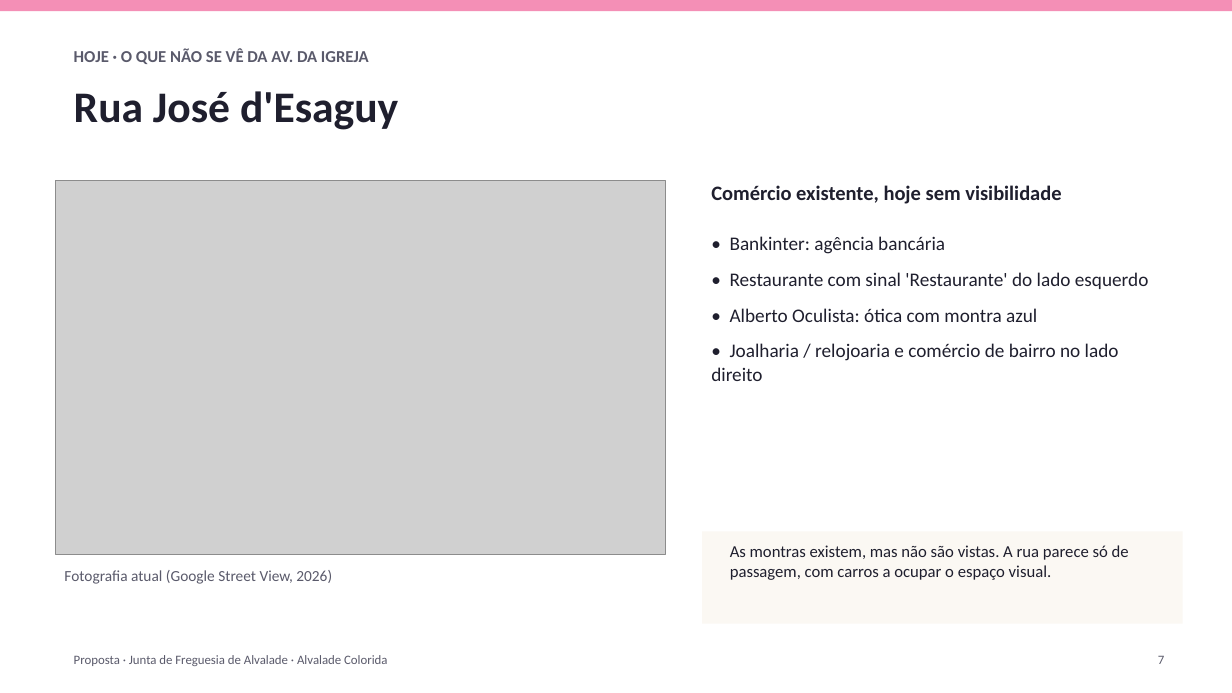
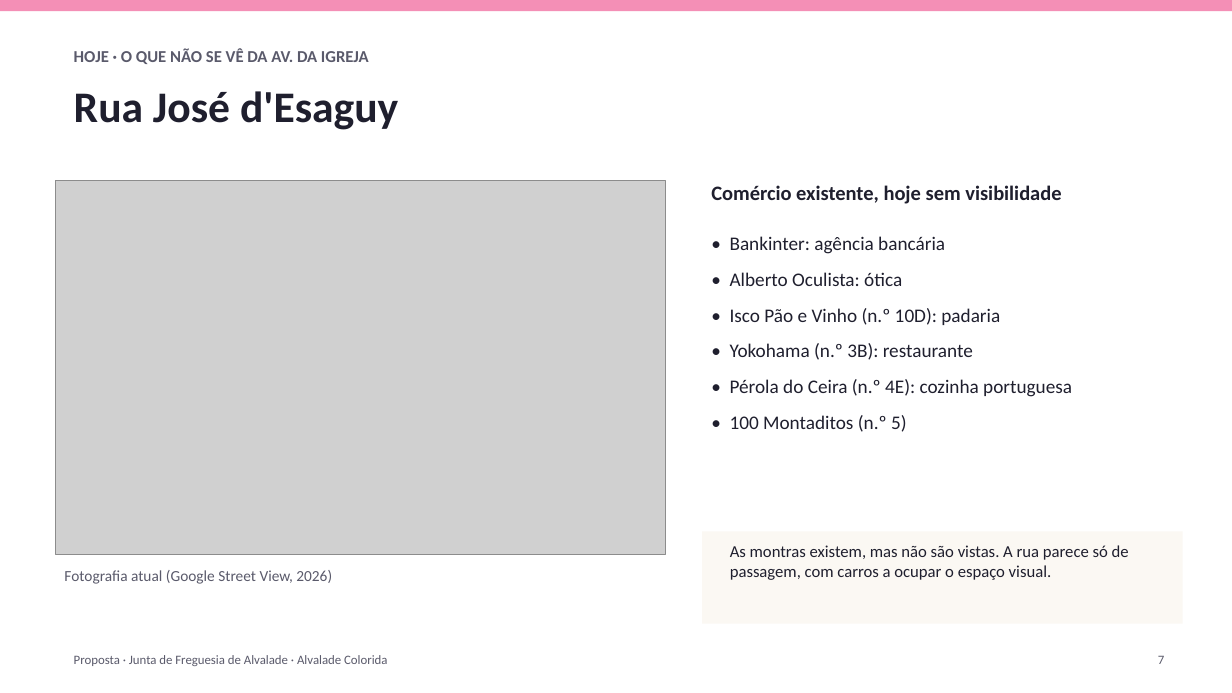
Before and after one commit to zavricardo-debug/travelsites, a slide deck: slide 7 of propostas/alvalade/Proposta_Alvalade_Colorida.pptx. Drawn at 1232x693 pixels with LibreOffice and Linux fonts; fonts in the diff are those of the drawing; grey boxes stand for pictures. Boxes give left, top, right and bottom in pixels: in the first picture for what was removed or moved away, otherwise in the second. Text is boxed around its words. In the diff, an @@ line names an element or a change of style, - is before the commit and + after.

```diff
--- a/propostas/alvalade/Proposta_Alvalade_Colorida.pptx
+++ b/propostas/alvalade/Proposta_Alvalade_Colorida.pptx
@@ text at (730,272,1072,432): text changed @@
-• Restaurante com sinal 'Restaurante' do lado esquerdo
-• Alberto Oculista: ótica com montra azul
-• Joalharia / relojoaria e comércio de bairro no lado direito
+• Alberto Oculista: ótica
+• Isco Pão e Vinho (n.º 10D): padaria
+• Yokohama (n.º 3B): restaurante
+• Pérola do Ceira (n.º 4E): cozinha portuguesa
+• 100 Montaditos (n.º 5)
```
Also in this commit, not shown: 8 other slides changed, 1 other file.
